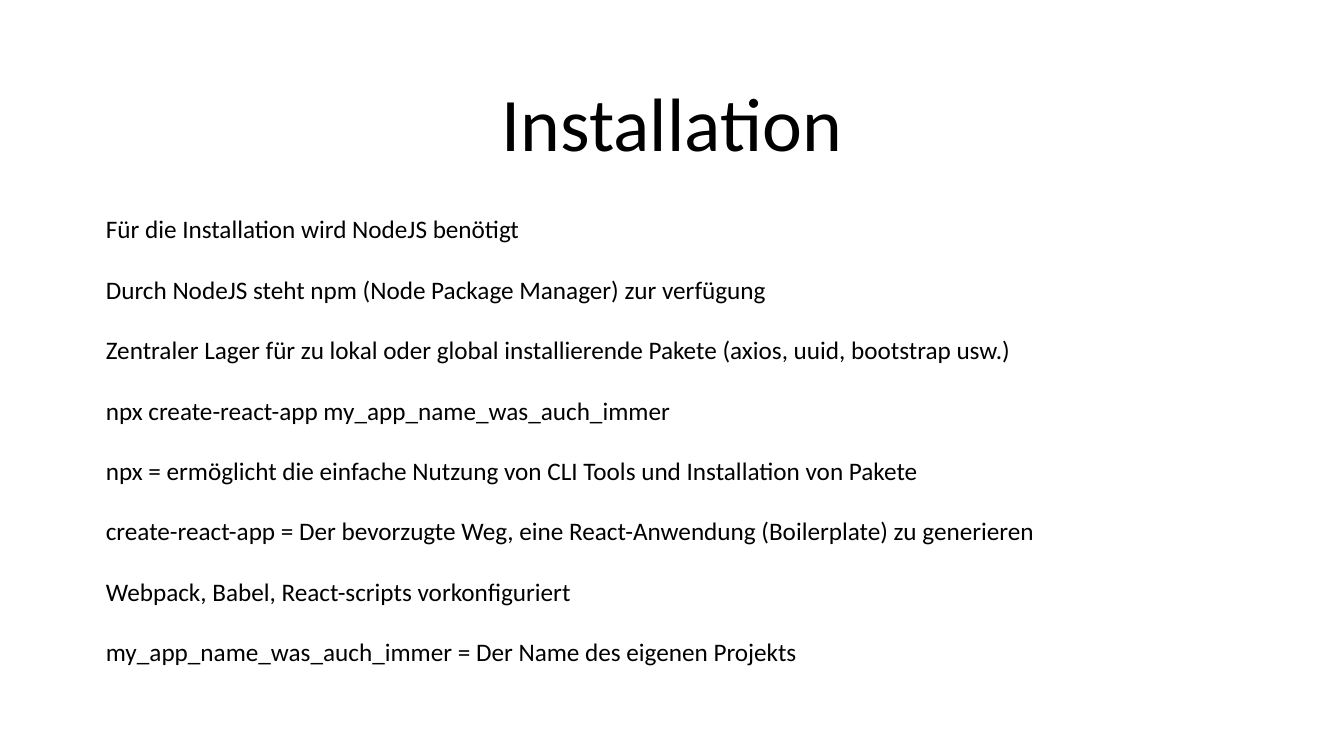
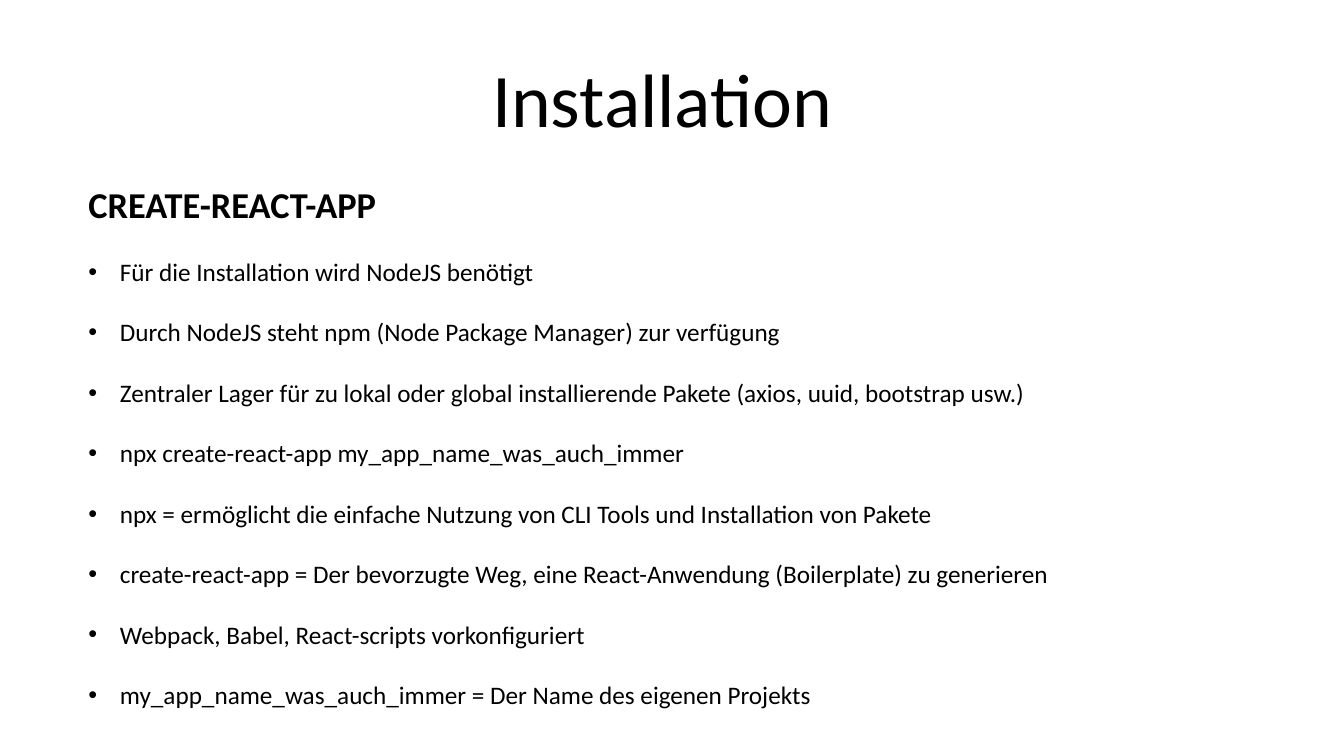
Before and after one commit to szitastamas/react_presentation_drheuer, a slide deck: slide 4 of React_Components.pptx (slide 1 before the commit). Drawn at 1344x756 pixels with LibreOffice and Linux fonts; fonts in the diff are those of the drawing. Boxes give left, top, right and bottom in pixels: in the first picture for what was removed or moved away, otherwise in the second. Text is boxed around its words. In the diff, an @@ line names an element or a change of style, - is before the commit and + after.

```diff
--- a/React_Components.pptx
+++ b/React_Components.pptx
@@ title "Installation": place and size @@
-title "Installation" at bbox=[502, 98, 842, 152]
+title "Installation" at bbox=[492, 74, 832, 128]
@@ text "CREATE-REACT-APP": place and size @@
-text "CREATE-REACT-APP" at bbox=[106, 220, 1033, 666]
+text "CREATE-REACT-APP" at bbox=[88, 194, 1047, 709]
@@ text at bbox=[88, 194, 376, 219]: paragraph added @@
+CREATE-REACT-APP
@@ text at bbox=[120, 263, 1047, 709]: bullet none to • @@
```
Also in this commit, not shown: 13 slides added, 1 slide removed, 32 other files.
